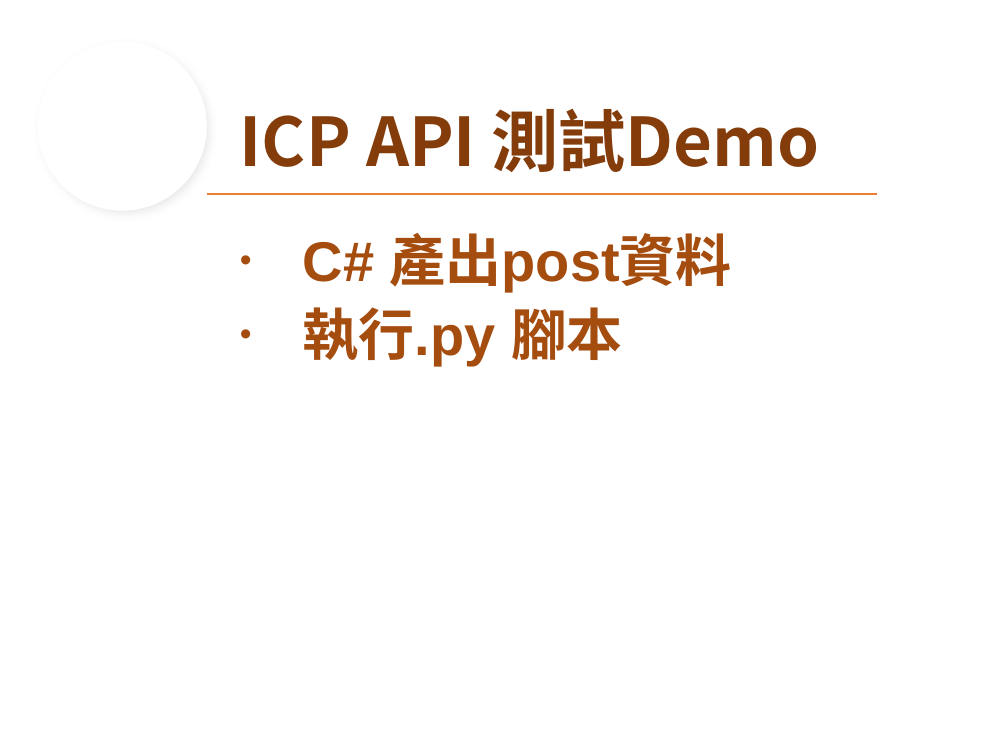
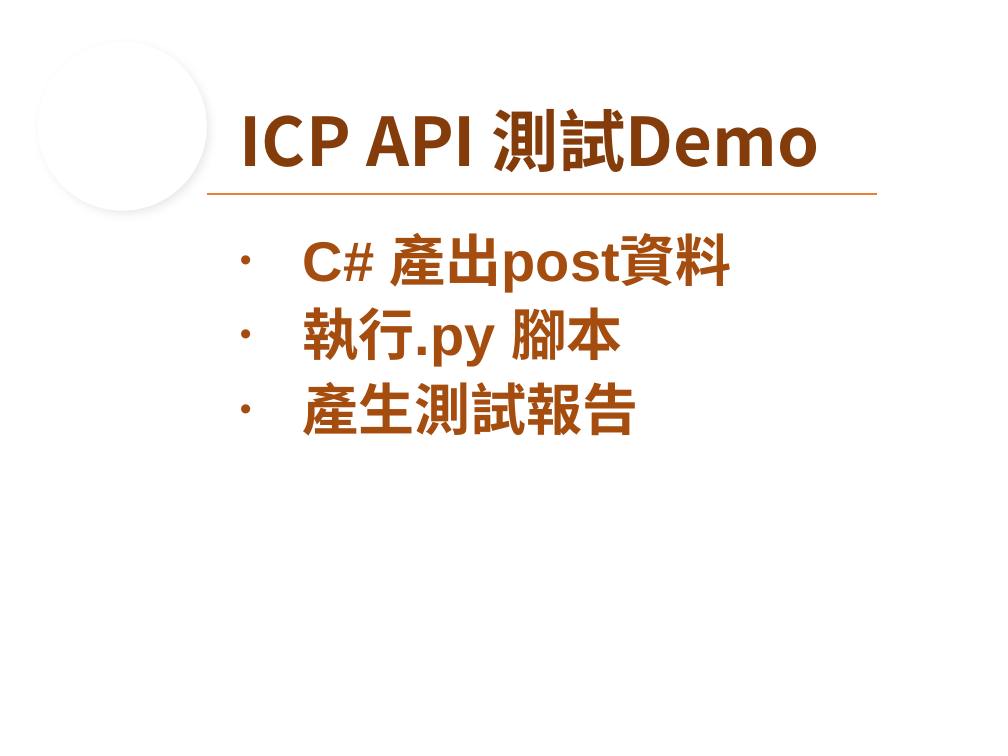
Before and after one commit to Athena20230322/testicashapi, a slide deck: slide 9 of 自動化測試Demoby Adan.pptx. Drawn at 1008x756 pixels with LibreOffice and Linux fonts; fonts in the diff are those of the drawing; background and template pictures are left out. Boxes give left, top, right and bottom in pixels: in the first picture for what was removed or moved away, otherwise in the second. Text is boxed around its words. In the diff, an @@ line names an element or a change of style, - is before the commit and + after.

```diff
--- a/自動化測試Demoby Adan.pptx
+++ b/自動化測試Demoby Adan.pptx
@@ text at (x1=303, y1=382, x2=639, y2=436): paragraph added @@
+• 產生測試報告
```
Also in this commit, not shown: 1 slide added.
